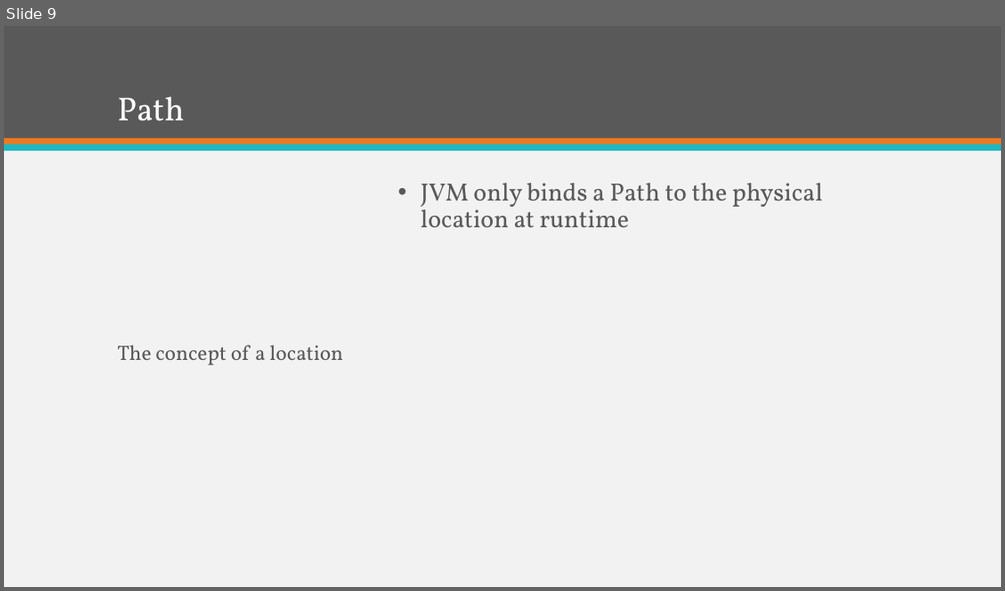
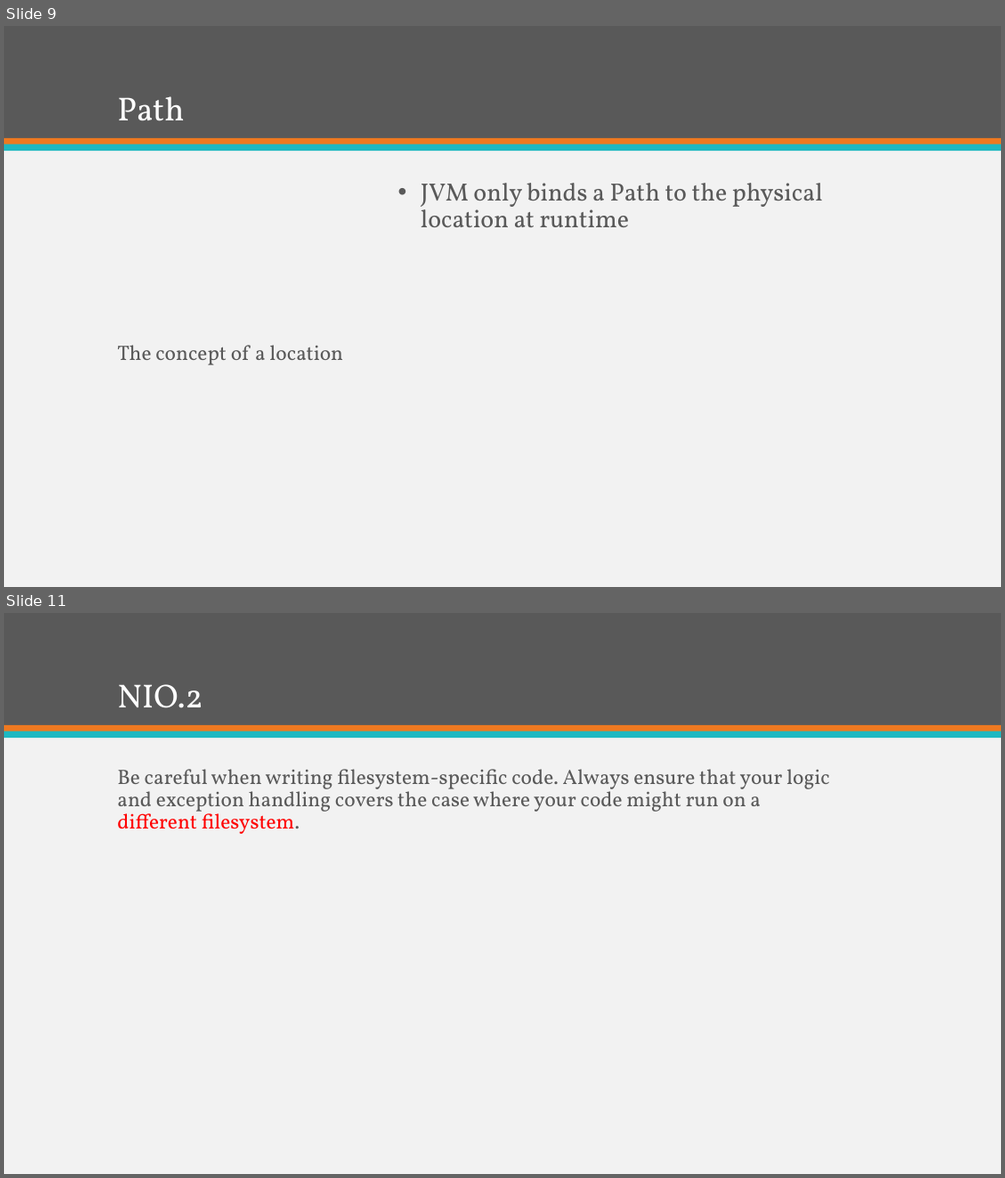
Before and after one commit to KKAries/my-repository, a slide deck: Brief Introduction of Java 7.pptx. Shown one above the other, each under a label of ours: slide 9 before the commit, slides 9 and 11 after it; the slides between them are not shown. The pictures are 1005x591 and 1005x1178 pixels, drawn with LibreOffice and Linux fonts; fonts in the diff are those of the drawing. Boxes give left, top, right and bottom in pixels: in the first picture for what was removed or moved away, otherwise in the second. Text is boxed around its words. In the diff, an @@ line names an element or a change of style, - is before the commit and + after.

```diff
--- a/Brief Introduction of Java 7.pptx
+++ b/Brief Introduction of Java 7.pptx
@@ slide 11 added at (x1=4, y1=613, x2=1001, y2=1174), background #F2F2F2; not listed: 3 template elements that a slide beside it also shows @@
@@ title added at (x1=117, y1=684, x2=202, y2=708), 32 pt, text #FFFFFF @@
+NIO.2
@@ text added at (x1=117, y1=769, x2=830, y2=834), 20 pt, text #595959 @@
+Be careful when writing filesystem-specific code. Always ensure that your logic and exception handling covers the case where your code might run on a different filesystem.
```
Also in this commit, not shown: 3 other slides added, 2 slides removed, 1 other file.
